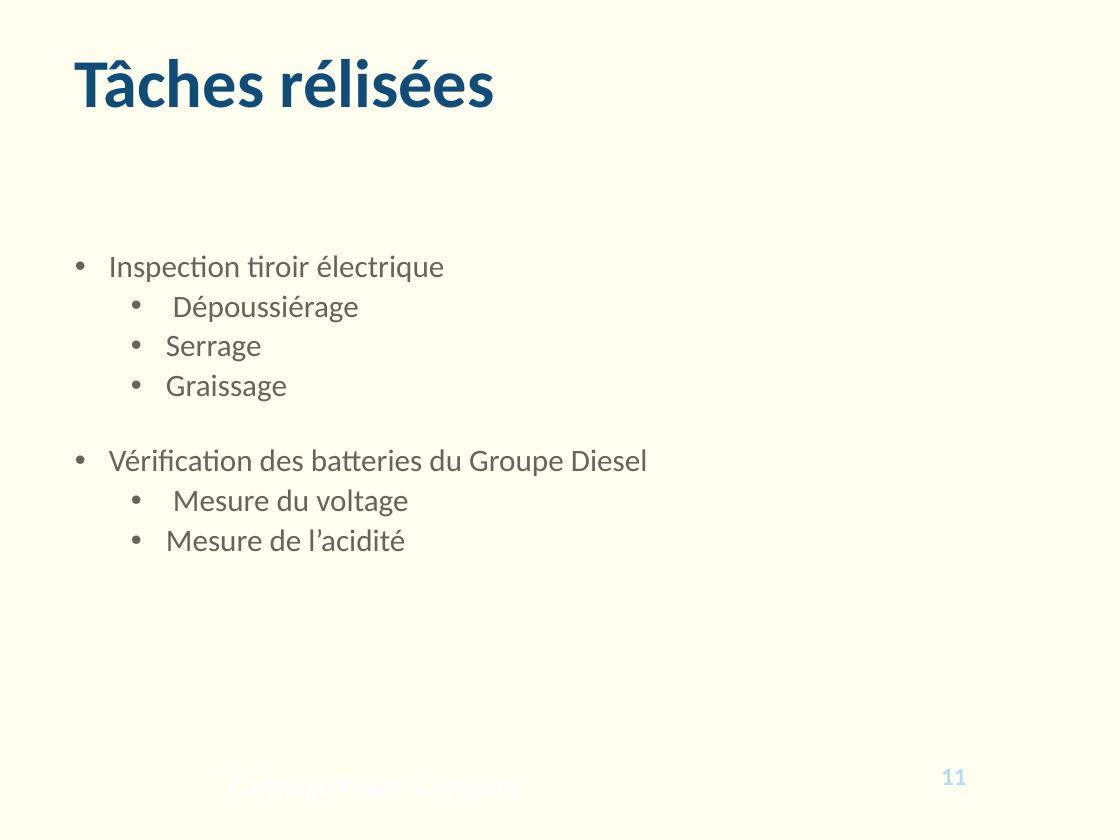
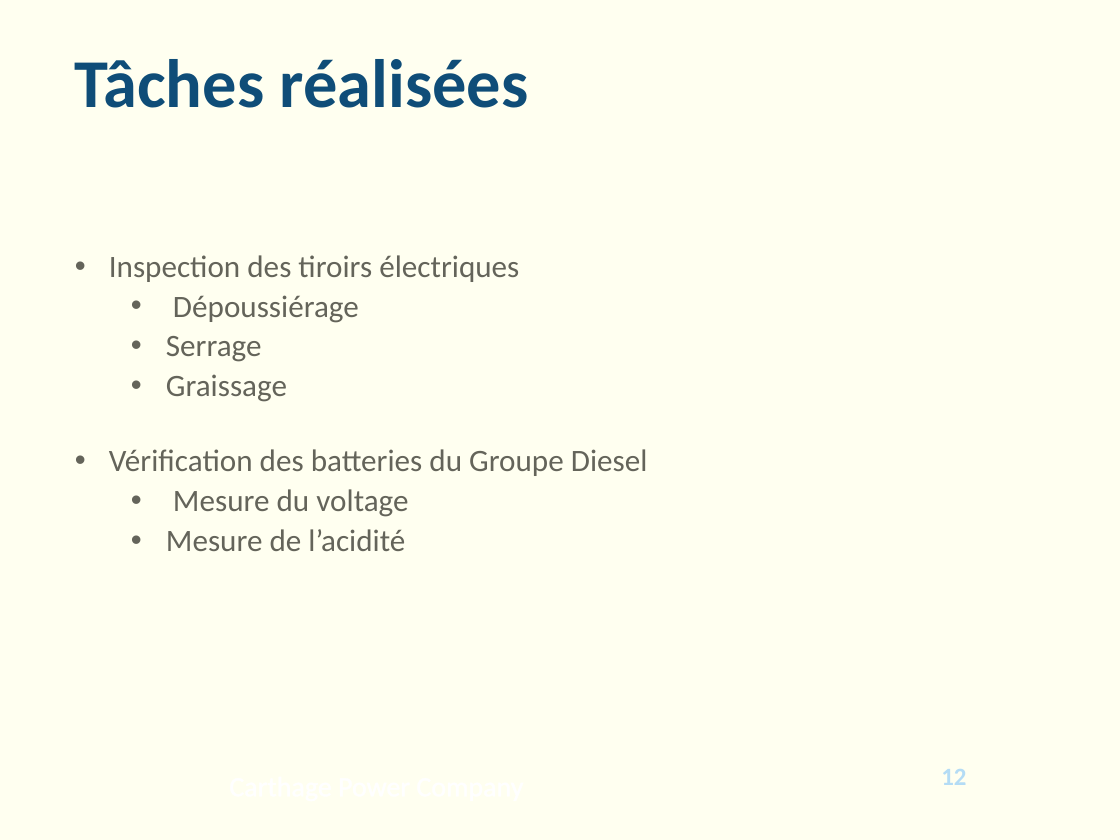
Before and after one commit to Raiton/Soutenance, a slide deck: slide 12 of blue_moving_lights.pptx (slide 11 before the commit). Drawn at 1120x840 pixels with LibreOffice and Linux fonts; fonts in the diff are those of the drawing; background and template pictures are left out. Boxes give left, top, right and bottom in pixels: in the first picture for what was removed or moved away, otherwise in the second. Text is boxed around its words. In the diff, an @@ line names an element or a change of style, - is before the commit and + after.

```diff
--- a/blue_moving_lights.pptx
+++ b/blue_moving_lights.pptx
@@ title at (75, 59, 529, 108): text changed @@
-Tâches rélisées
+Tâches réalisées
@@ text at (109, 255, 519, 282): text changed @@
-• Inspection tiroir électrique
+• Inspection des tiroirs électriques
@@ page number at (941, 769, 966, 785): text changed @@
-11
+12
```
Also in this commit, not shown: 11 other slides changed, 3 slides added.
